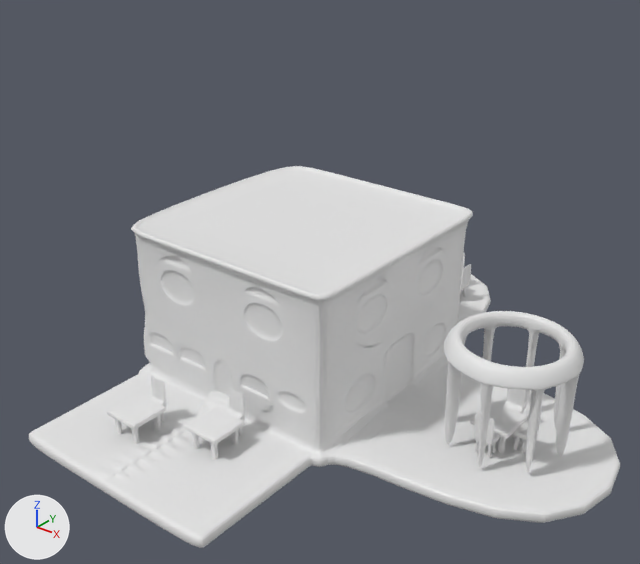
One commit to the Blender file blender files/coffee_shop.blend: the scene before it, then after it.
Rendered twice from a 50 mm lens placed at (8.65, -10.36, 8.21), pointed at (0.94, -0.72, 2.23). Arrows for +X, +Y and +Z are at lower left; the lights stay in place.
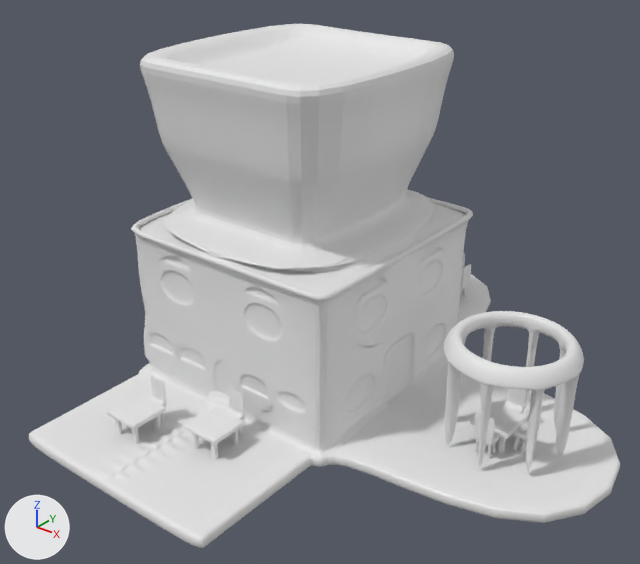
Commit message: updated coffee shop model

Where the change shows, as pixel boxes [x1, y1, x2, y2] in the pictures (640 x 564 px):
'building_001', reshaped (37% taller)
    before: [29, 166, 620, 548]
    after: [29, 24, 620, 548]
part 1 of me_building_001_mesh_001, built on
    before: [191, 184, 440, 283]
    after: [139, 24, 466, 294]

The edits, one by one:
me_building_001_mesh_001 is used by ob_building_001; location (0.0, 0.0, 0.0).
me_building_001_mesh_001 had 1039 vertices, 908 faces and spanned x -2.1..5.77, y -4.44..5.11, z 0.0..2.85.
me_building_001_mesh_001 now has 1197 vertices, 1064 faces and spans x -2.1..5.77, y -4.44..5.11, z 0.0..5.56.
Part 1, on me_building_001_mesh_001:
1 face is deleted.
112 vertices are added at x -2.1..2.1, y -2.1..2.98, z 2.75..5.56.
12 new vertices lie (0.62, 0.0, 0.0) away from vertices in x -1.54..1.07, y -1.66..1.54, z 3.65..5.56.
6 new vertices lie (-0.61, 0.0, 0.0) away from vertices in x -0.78..1.07, y -1.66..1.53, z 3.65..5.22.
12 new vertices lie (0.0, 0.0, 0.22) away from vertices in x -1.37..1.37, y -1.37..1.37, z 3.0.
6 new vertices lie (0.28, 0.0, 0.0) away from vertices in x -0.14, y 1.57..2.6, z 3.62..4.06.
5 new vertices lie (0.7, 0.0, 0.0) away from vertices in x -1.76..1.06, y -1.76..1.76, z 4.3.
5 new vertices lie (0.3, 0.0, 0.0) away from vertices in x -2.1..1.8, y -2.1..2.78, z 2.75..4.62.
157 new faces join them.
